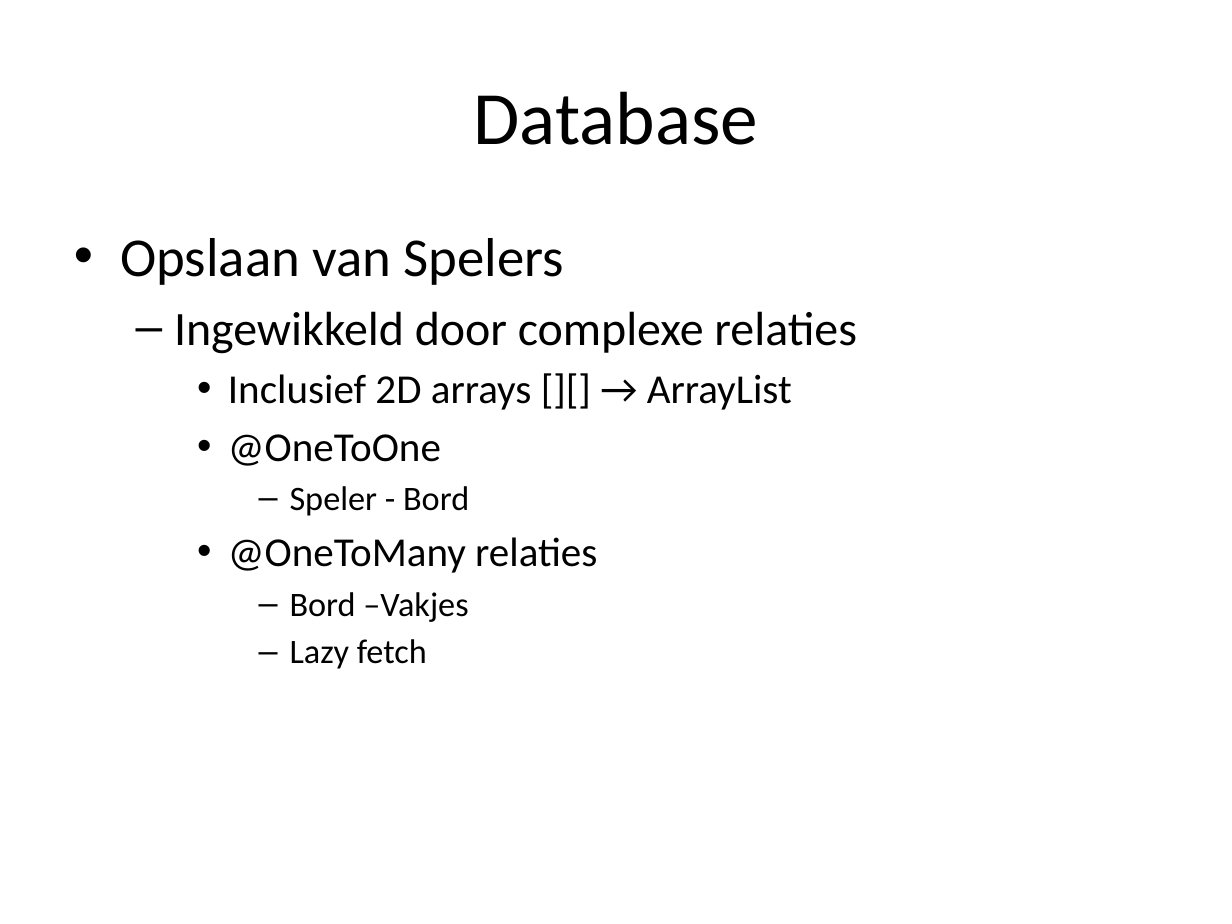
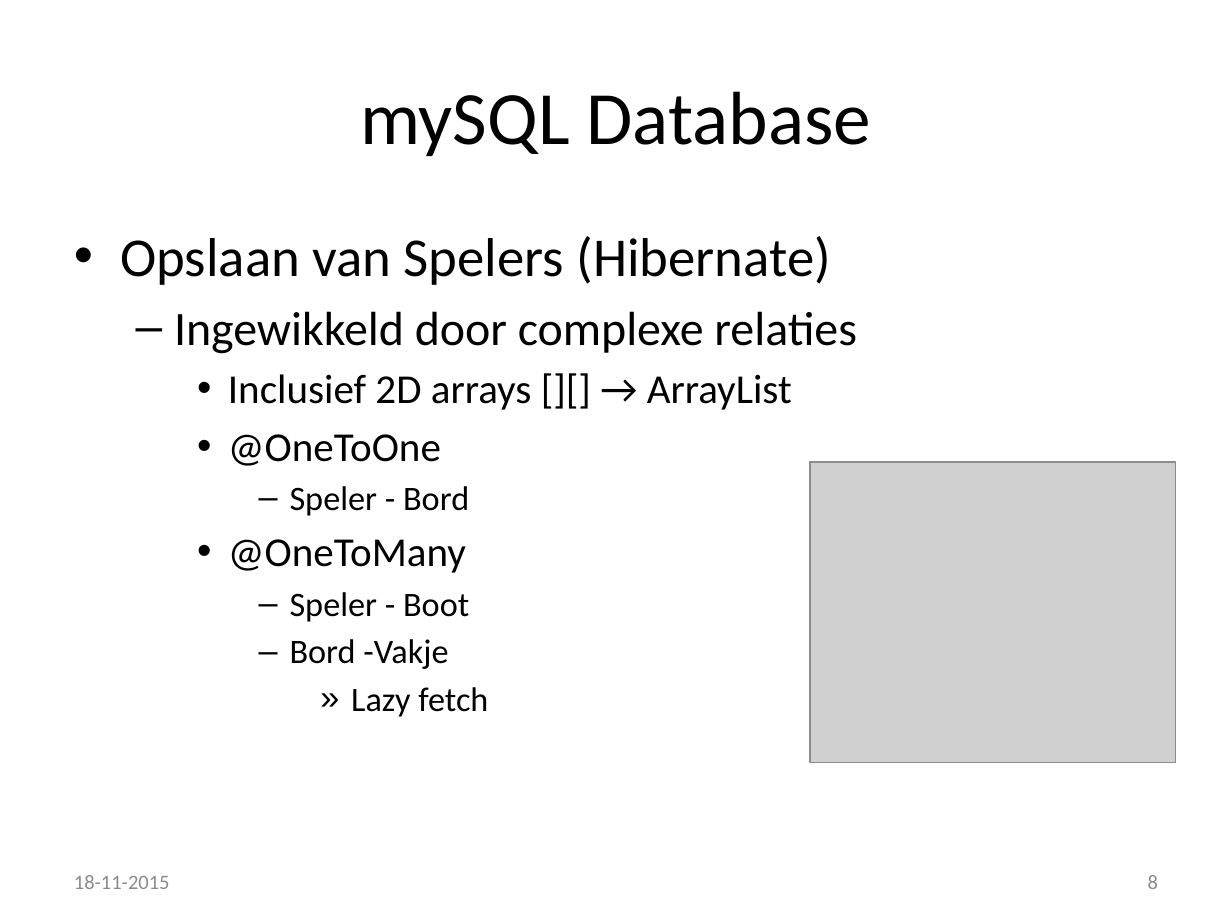
Before and after one commit to kevinrijs/ZeeSlagOnline, a slide deck: slide 8 of ZeeslagPresentatie.pptx. Drawn at 1232x924 pixels with LibreOffice and Linux fonts; fonts in the diff are those of the drawing; grey boxes stand for pictures. Boxes give left, top, right and bottom in pixels: in the first picture for what was removed or moved away, otherwise in the second. Text is boxed around its words. In the diff, an @@ line names an element or a change of style, - is before the commit and + after.

```diff
--- a/ZeeslagPresentatie.pptx
+++ b/ZeeslagPresentatie.pptx
@@ title at [360,91,871,156]: text changed @@
-Database
+mySQL Database
@@ text at [120,236,831,285]: text changed @@
-• Opslaan van Spelers
+• Opslaan van Spelers (Hibernate)
@@ picture added at [809,462,1175,763] @@
@@ text at [228,539,469,669]: text changed; size 24 to 20 pt @@
-    • @OneToMany relaties
-      – Bord –Vakjes
+    • @OneToMany
+      – Speler - Boot
+      – Bord -Vakje
@@ text at [351,687,488,717]: bullet – to »; list level 4 to 5 in "Lazy fetch" @@
@@ text added at [74,875,170,889], 12 pt, text #8C8C8C @@
+18-11-2015
@@ page number added at [1148,875,1158,889], 12 pt, text #8C8C8C @@
+8
```
Also in this commit, not shown: 11 other slides changed.
